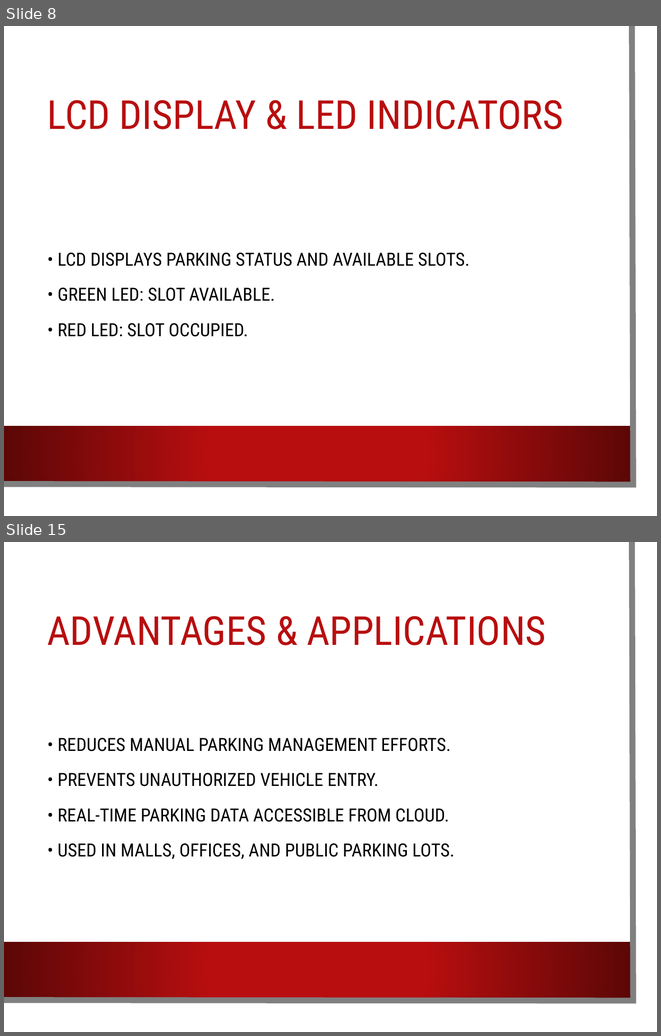
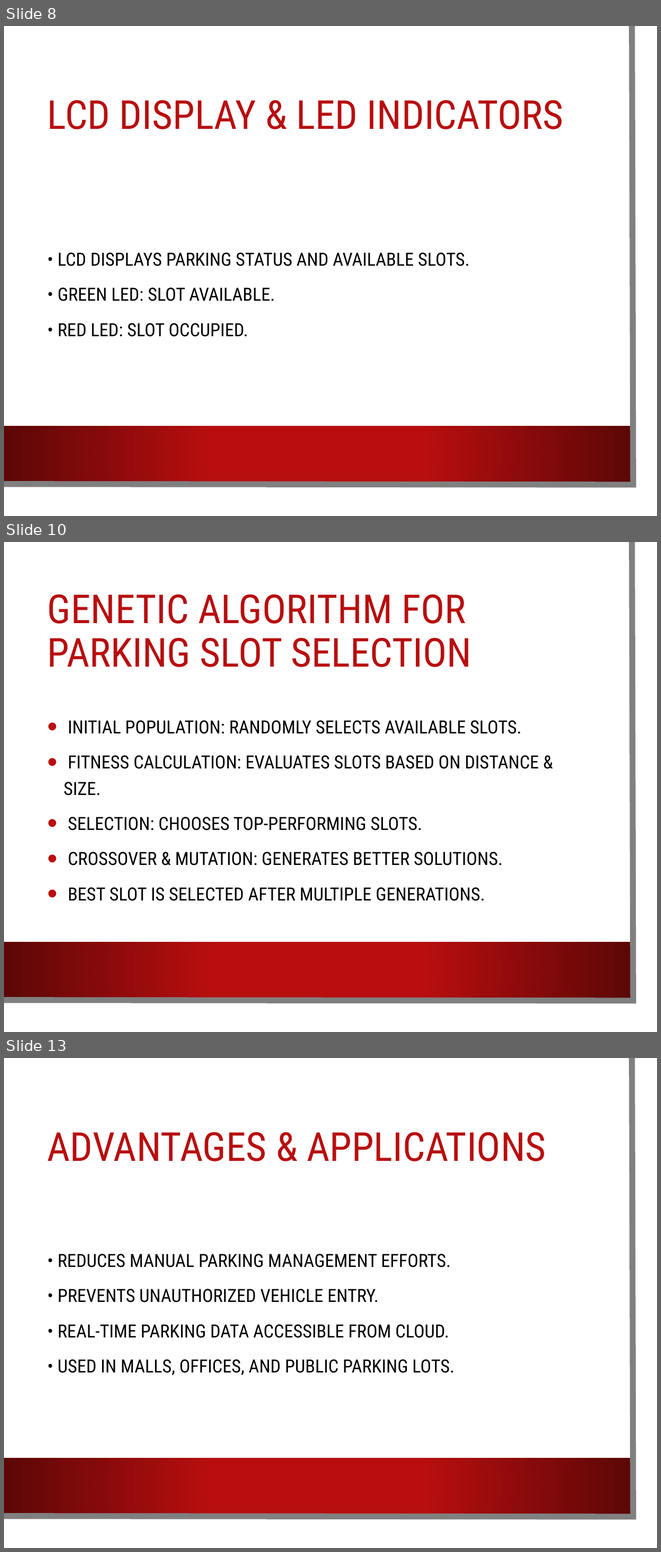
Before and after one commit to IndrayudhB/Smart-Parking-System-using-IoT-RFID, a slide deck: Smart_Parking_System_Presentation.pptx. Shown one above the other, each under a label of ours: slides 8 and 15 before the commit, slides 8, 10 and 13 after it; the slides between them are not shown. The pictures are 661x1036 and 661x1552 pixels, drawn with LibreOffice and Linux fonts; fonts in the diff are those of the drawing; background and template pictures are left out. Boxes give left, top, right and bottom in pixels: in the first picture for what was removed or moved away, otherwise in the second. Text is boxed around its words. In the diff, an @@ line names an element or a change of style, - is before the commit and + after.

```diff
--- a/Smart_Parking_System_Presentation.pptx
+++ b/Smart_Parking_System_Presentation.pptx
@@ slide 10 added at [4,542,657,1032], background picture (left out); not listed: 3 template elements that a slide beside it also shows @@
@@ title added at [47,594,471,667], 44 pt, text #B80E0F @@
+GENETIC ALGORITHM FOR PARKING SLOT SELECTION
@@ text added at [63,720,539,901], 20 pt, text #000000 @@
+• INITIAL POPULATION: RANDOMLY SELECTS AVAILABLE SLOTS.
+• FITNESS CALCULATION: EVALUATES SLOTS BASED ON DISTANCE & SIZE.
+• SELECTION: CHOOSES TOP-PERFORMING SLOTS.
+• CROSSOVER & MUTATION: GENERATES BETTER SOLUTIONS.
+• BEST SLOT IS SELECTED AFTER MULTIPLE GENERATIONS.
@@ what was slide 15 is now slide 13 @@
```
Also in this commit, not shown: 3 other slides added, 6 slides removed.
